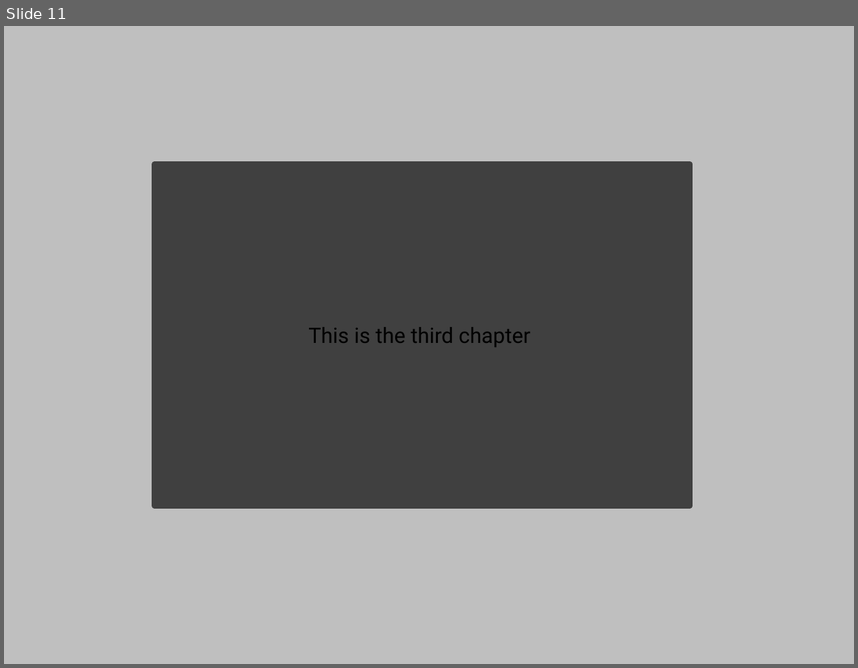
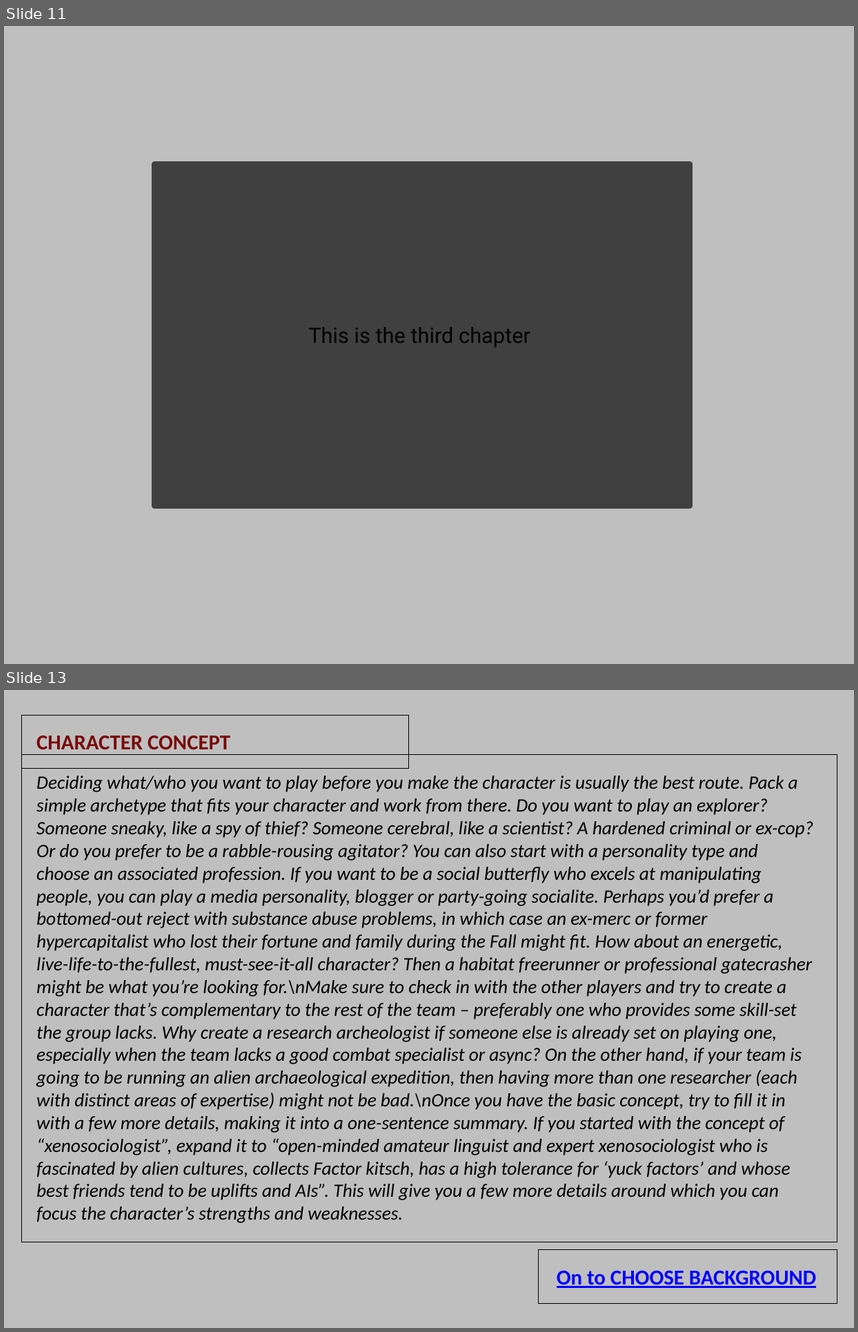
Before and after one commit to D6Digital/SWENGFrame, a slide deck: github resources/EclipsePhase.pptm. Shown one above the other, each under a label of ours: slide 11 before the commit, slides 11 and 13 after it; the slides between them are not shown. The pictures are 858x668 and 858x1332 pixels, drawn with LibreOffice and Linux fonts; fonts in the diff are those of the drawing. Boxes give left, top, right and bottom in pixels: in the first picture for what was removed or moved away, otherwise in the second. Text is boxed around its words. In the diff, an @@ line names an element or a change of style, - is before the commit and + after.

```diff
--- a/github resources/EclipsePhase.pptm
+++ b/github resources/EclipsePhase.pptm
@@ slide 13 added at (x1=4, y1=690, x2=854, y2=1328), background #BFBFBF @@
@@ rectangle added at (x1=22, y1=715, x2=410, y2=768), outline #000000 0.75 pt @@
@@ text added at (x1=36, y1=736, x2=230, y2=755), 18 pt, text #790909, bold @@
+CHARACTER CONCEPT
@@ rectangle added at (x1=22, y1=755, x2=838, y2=1242), outline #000000 0.75 pt @@
@@ text added at (x1=36, y1=776, x2=813, y2=1223), 16 pt, text #000000, italic @@
+Deciding what/who you want to play before you make the character is usually the best route. Pack a simple archetype that fits your character and work from there. Do you want to play an explorer? Someone sneaky, like a spy of thief? Someone cerebral, like a scientist? A hardened criminal or ex-cop? Or do you prefer to be a rabble-rousing agitator? You can also start with a personality type and choose an associated profession. If you want to be a social butterfly who excels at manipulating people, you can play a media personality, blogger or party-going socialite. Perhaps you’d prefer a bottomed-out reject with substance abuse problems, in which case an ex-merc or former hypercapitalist who lost their fortune and family during the Fall might fit. How about an energetic, live-life-to-the-fullest, must-see-it-all character? Then a habitat freerunner or professional gatecrasher might be what you’re looking for.\nMake sure to check in with the other players and try to create a character that’s complementary to the rest of the team – preferably one who provides some skill-set the group lacks. Why create a research archeologist if someone else is already set on playing one, especially when the team lacks a good combat specialist or async? On the other hand, if your team is going to be running an alien archaeological expedition, then having more than one researcher (each with distinct areas of expertise) might not be bad.\nOnce you have the basic concept, try to fill it in with a few more details, making it into a one-sentence summary. If you started with the concept of “xenosociologist”, expand it to “open-minded amateur linguist and expert xenosociologist who is fascinated by alien cultures, collects Factor kitsch, has a high tolerance for ‘yuck factors’ and whose best friends tend to be uplifts and AIs”. This will give you a few more details around which you can focus the character’s strengths and weaknesses.
@@ rectangle added at (x1=538, y1=1250, x2=837, y2=1303), outline #000000 0.75 pt @@
@@ text added at (x1=557, y1=1270, x2=816, y2=1288), 18 pt, text #0000FF, bold, underline @@
+On to CHOOSE BACKGROUND
```
Also in this commit, not shown: 2 slides changed, 32 other slides added, 2 slides removed, 4 other files.
